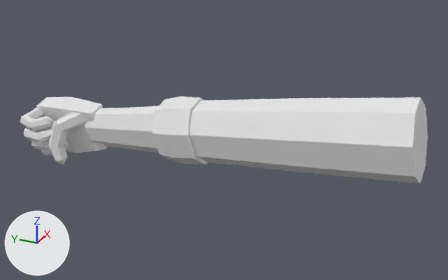
A saved change to the FBX model Assets/_Game/Models/Hands/HandRight.fbx.
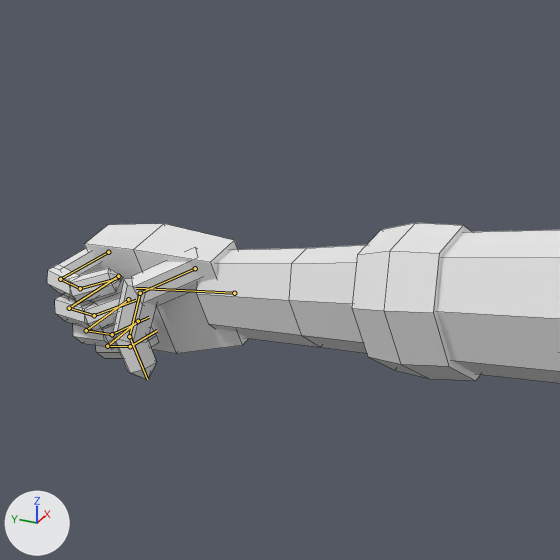
There are two pictures of each version: one whole from a 50 mm lens placed at (-0.647, -0.533, 0.125), pointed at (0.023, -0.231, -0.21), one close up on the part from 0% to 54% of the width and 0% to 87% of the height. Lighting does not change. The marker at lower left points along +X, +Y and +Z. The first two pictures are the older version. Both versions are drawn at frame 15 of the action 'Rig|Equip'; the numbers are the values there. The bones that change, and the others that lie on the model, are drawn over the model as lines in the close-ups. The close-ups show mesh edges as thin lines.

In view in the first close-up: 'Arm'.
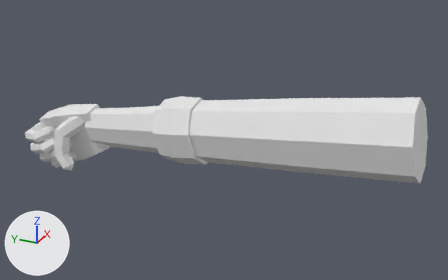
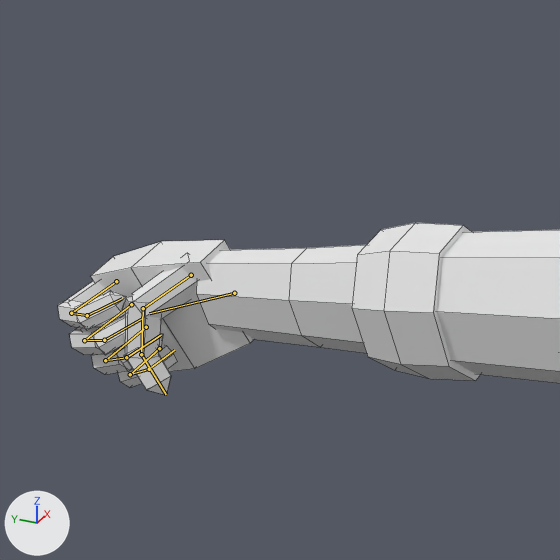
Where the change shows, as pixel boxes [x1, y1, x2, y2] in the close-ups (560 x 560 px):
'Arm', posed: before [47, 223, 560, 383]; after [58, 223, 560, 395]
bone 'Hand', root to tip: before (234, 293) to (136, 288); after (234, 293) to (149, 313)

What the commit changed:
Bone 'Hand' (bone_hand) turns from (0, 0, 0) to (0, 0, -14) degrees about its own x, y and z.
